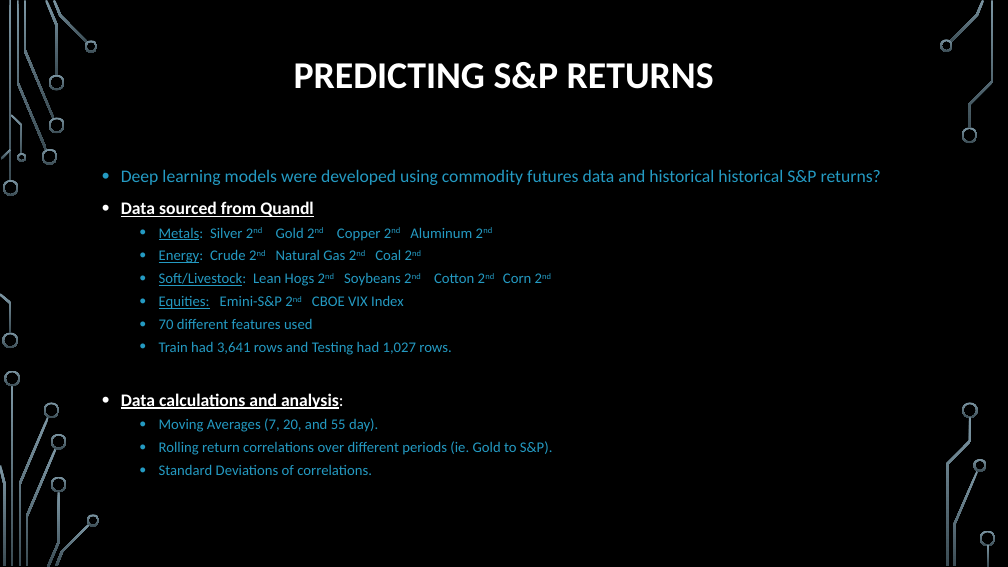
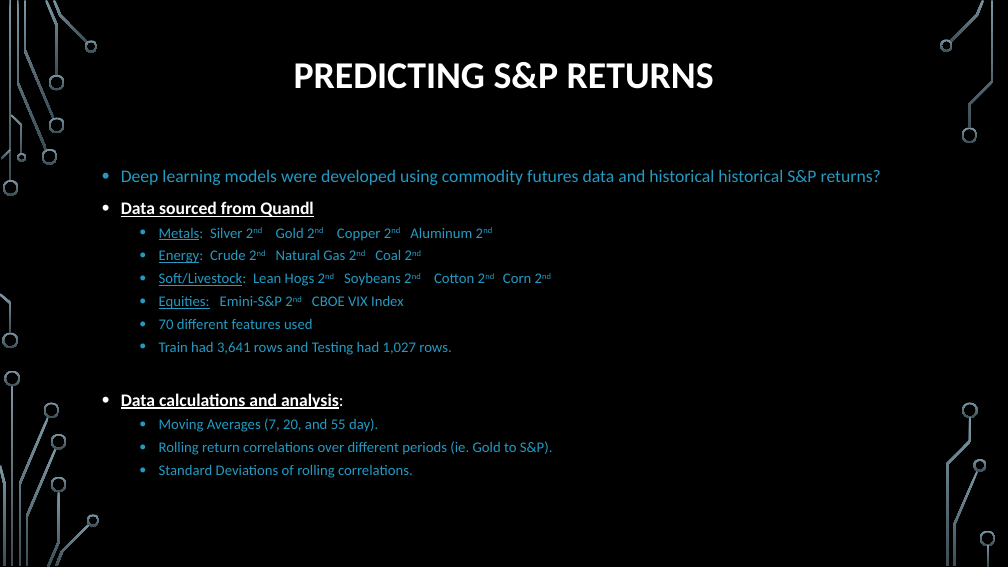
Before and after one commit to gfisherjr/Market_Indicator_Machine_Learning, a slide deck: slide 2 of Dev/Bruce/Bruce_Slides.pptx. Drawn at 1008x567 pixels with LibreOffice and Linux fonts; fonts in the diff are those of the drawing; background and template pictures are left out. Boxes give left, top, right and bottom in pixels: in the first picture for what was removed or moved away, otherwise in the second. Text is boxed around its words. In the diff, an @@ line names an element or a change of style, - is before the commit and + after.

```diff
--- a/Dev/Bruce/Bruce_Slides.pptx
+++ b/Dev/Bruce/Bruce_Slides.pptx
@@ text at <box>159,464,413,478</box>: text changed @@
-  • Standard Deviations of correlations.
+  • Standard Deviations of rolling correlations.
```
Also in this commit, not shown: 1 other slide changed.
